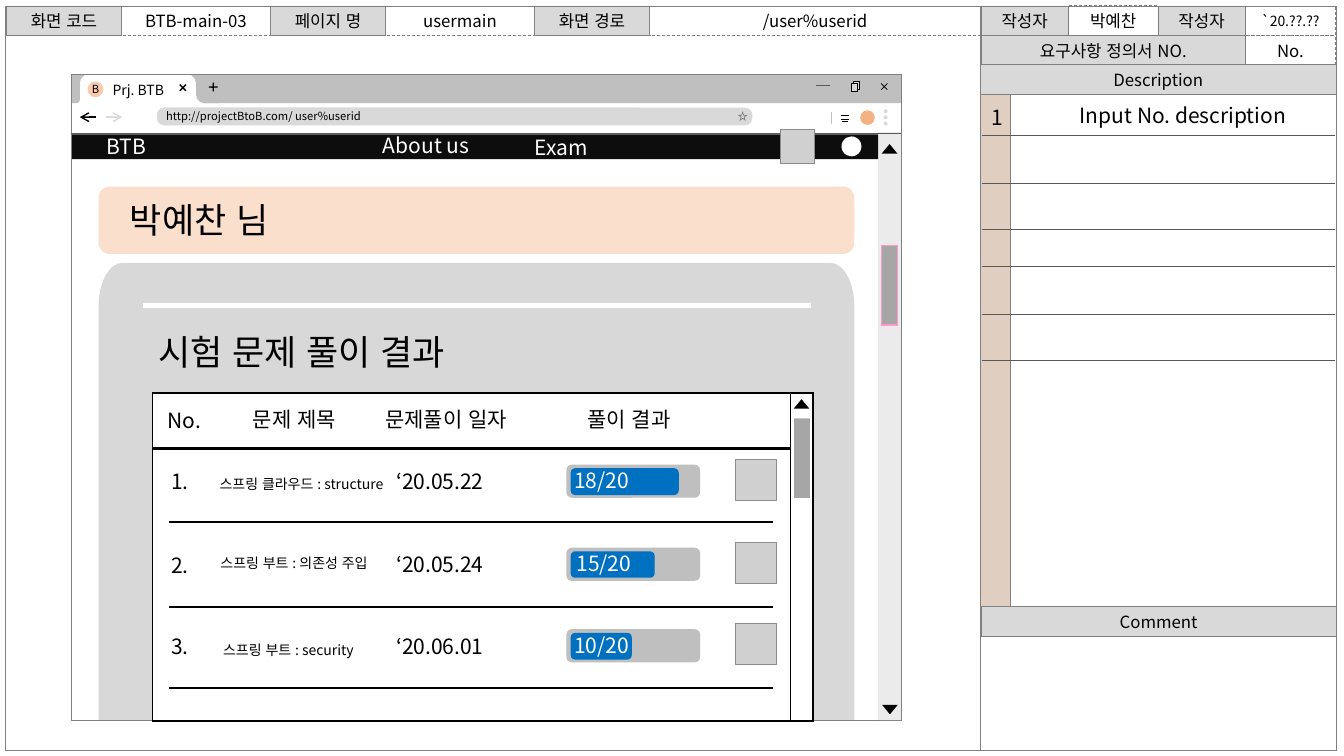
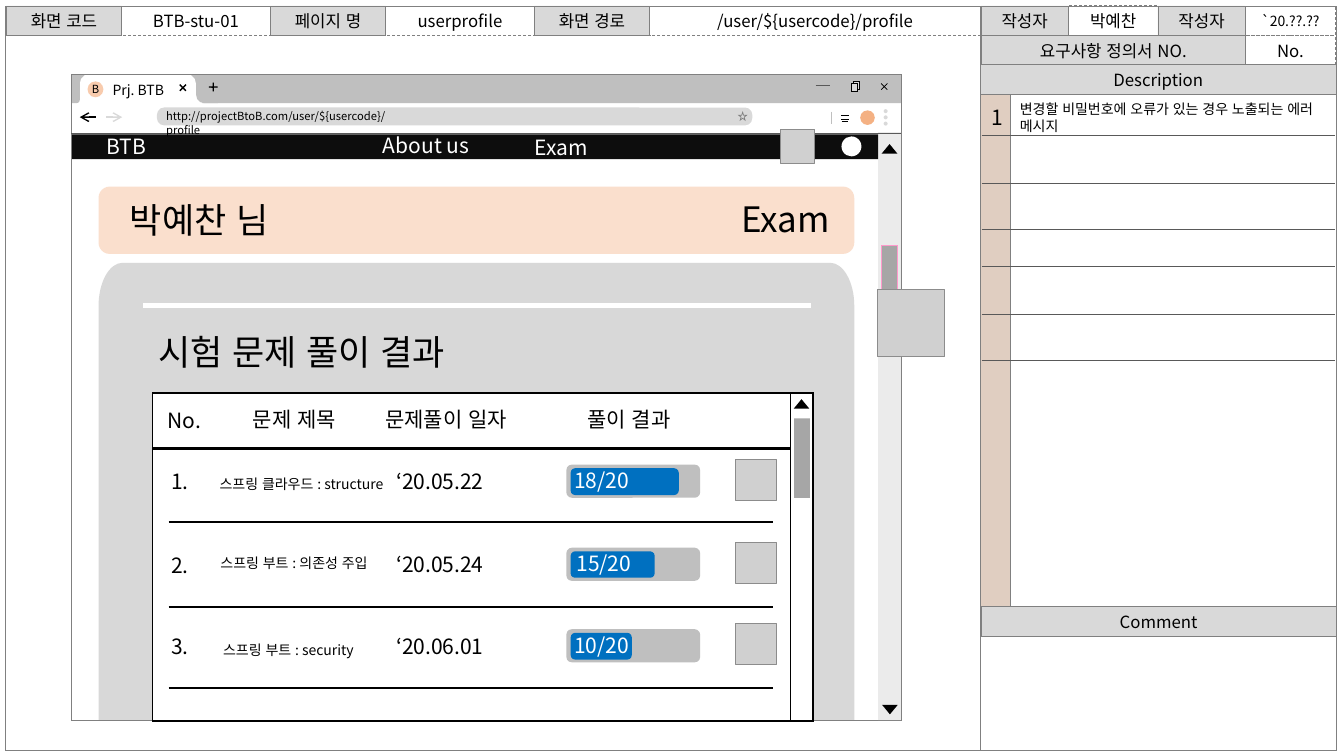
Before and after one commit to PYC1080/MSA_Mentoring, a slide deck: slide 31 of project/BtoB_Storyboard.pptx (slide 32 before the commit). Drawn at 1344x756 pixels with LibreOffice and Linux fonts; fonts in the diff are those of the drawing; grey boxes stand for pictures; background and template pictures are left out. Boxes give left, top, right and bottom in pixels: in the first picture for what was removed or moved away, otherwise in the second. Text is boxed around its words. In the diff, an @@ line names an element or a change of style, - is before the commit and + after.

```diff
--- a/project/BtoB_Storyboard.pptx
+++ b/project/BtoB_Storyboard.pptx
@@ text in rectangle at <box>153,14,239,28</box>: text changed @@
-BTB-main-03
+BTB-stu-01
@@ text in rectangle at <box>418,13,503,31</box>: text changed @@
-usermain
+userprofile
@@ text in rectangle at <box>717,13,913,31</box>: text changed @@
-/user%userid
+/user/${usercode}/profile
@@ text at <box>166,110,385,137</box>: text changed @@
-http://projectBtoB.com/ user%userid
+http://projectBtoB.com/user/${usercode}/profile
@@ text added at <box>1020,102,1313,132</box>, 10 pt, text #000000 @@
+변경할 비밀번호에 오류가 있는 경우 노출되는 에러 메시지
@@ text removed at <box>1080,106,1286,128</box> @@
-Input No. description
@@ text added at <box>741,206,829,233</box>, 25 pt, text #000000 @@
+Exam
@@ picture added at <box>877,289,945,357</box> @@
```
Also in this commit, not shown: 47 other slides changed, 38 slides added, 8 slides removed.
